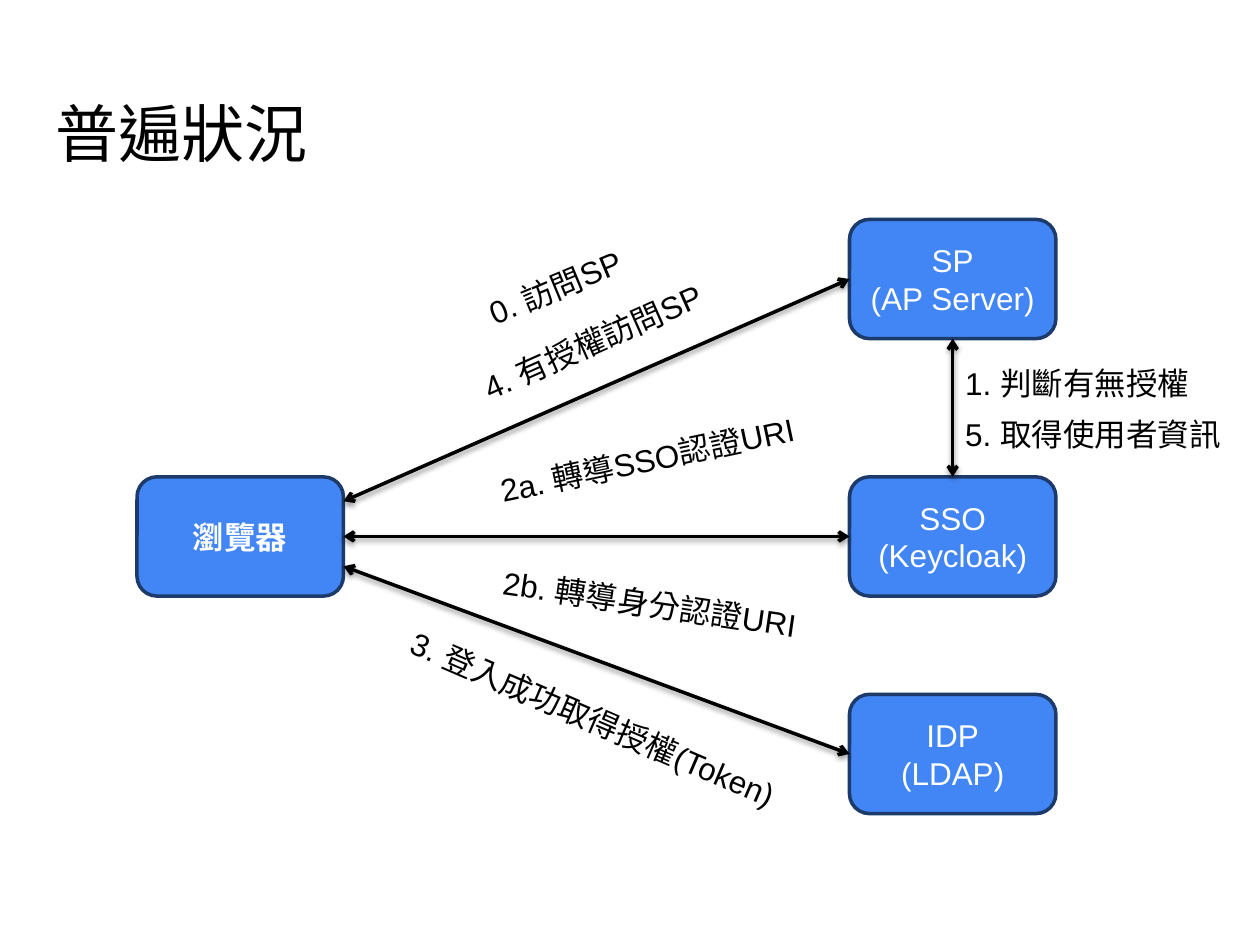
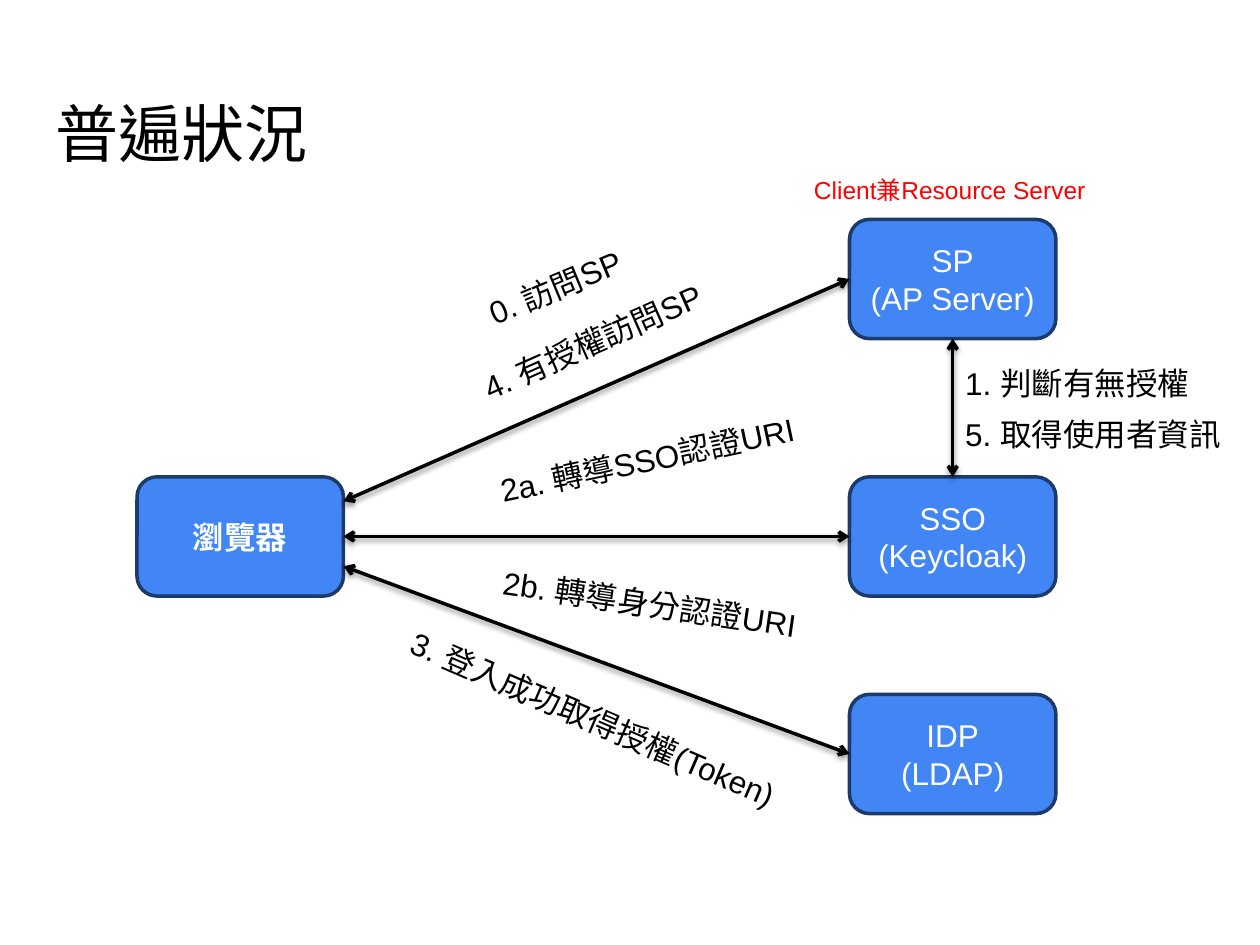
Before and after one commit to Sevenflanks/jcconf-2024-sso-flow-demo, a slide deck: slide 18 of JCC24_slide_Rhys.pptx (slide 17 before the commit). Drawn at 1260x945 pixels with LibreOffice and Linux fonts; fonts in the diff are those of the drawing; background and template pictures are left out. Boxes give left, top, right and bottom in pixels: in the first picture for what was removed or moved away, otherwise in the second. Text is boxed around its words. In the diff, an @@ line names an element or a change of style, - is before the commit and + after.

```diff
--- a/JCC24_slide_Rhys.pptx
+++ b/JCC24_slide_Rhys.pptx
@@ text added at (814, 179, 1085, 201), 14 pt, text #FF0000 @@
+Client兼Resource Server
```
Also in this commit, not shown: 8 other slides changed, 3 slides added.
